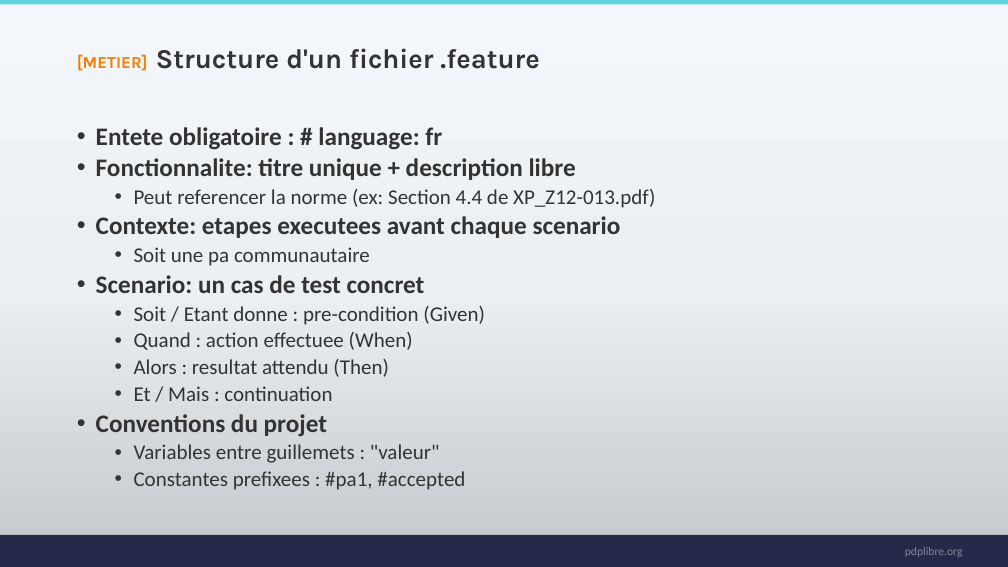
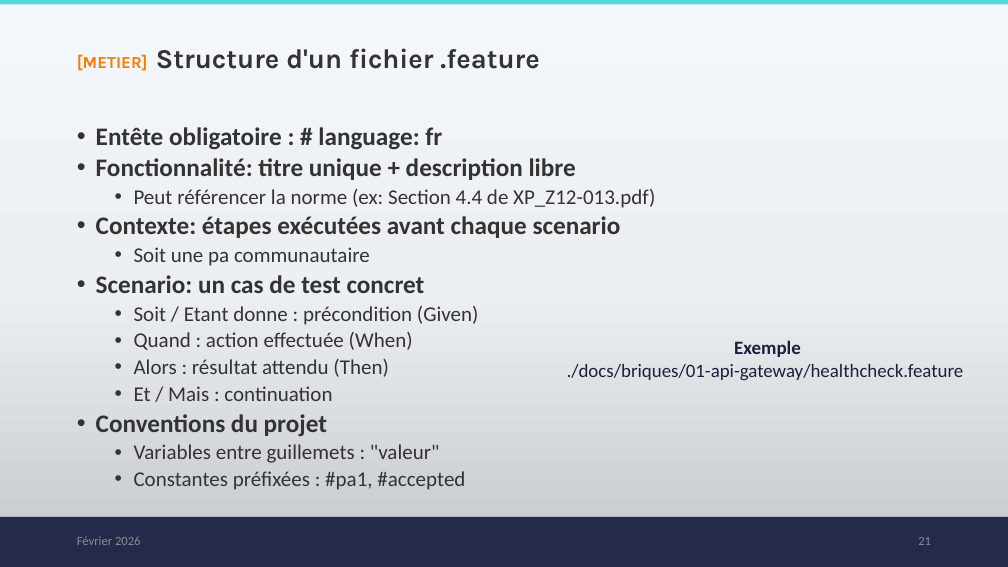
Before and after one commit to PDP-Libre/PA_Communautaire, a slide deck: slide 21 of docs/00_onboarding/onboarding.pptx (slide 20 before the commit). Drawn at 1008x567 pixels with LibreOffice and Linux fonts; fonts in the diff are those of the drawing; background and template pictures are left out. Boxes give left, top, right and bottom in pixels: in the first picture for what was removed or moved away, otherwise in the second. Text is boxed around its words. In the diff, an @@ line names an element or a change of style, - is before the commit and + after.

```diff
--- a/docs/00_onboarding/onboarding.pptx
+++ b/docs/00_onboarding/onboarding.pptx
@@ text at [96,127,655,238]: text changed @@
-• Entete obligatoire : # language: fr
-• Fonctionnalite: titre unique + description libre
-  • Peut referencer la norme (ex: Section 4.4 de XP_Z12-013.pdf)
-• Contexte: etapes executees avant chaque scenario
+• Entête obligatoire : # language: fr
+• Fonctionnalité: titre unique + description libre
+  • Peut référencer la norme (ex: Section 4.4 de XP_Z12-013.pdf)
+• Contexte: étapes exécutées avant chaque scenario
@@ text at [134,306,479,377]: text changed @@
-  • Soit / Etant donne : pre-condition (Given)
-  • Quand : action effectuee (When)
-  • Alors : resultat attendu (Then)
+  • Soit / Etant donne : précondition (Given)
+  • Quand : action effectuée (When)
+  • Alors : résultat attendu (Then)
@@ text added at [567,340,964,380], 18 pt, text #1B1F3B @@
+Exemple
+./docs/briques/01-api-gateway/healthcheck.feature
@@ text at [134,471,465,490]: text changed @@
-  • Constantes prefixees : #pa1, #accepted
+  • Constantes préfixées : #pa1, #accepted
@@ rectangle: place and size @@
-rectangle at [0,535,1008,567]
+rectangle at [0,517,1008,567]
@@ text added at [77,536,141,545], 12 pt, text #8D8D92 @@
+Février 2026
@@ page number added at [918,537,931,545], 12 pt, text #8D8D92 @@
+21
@@ text removed at [905,547,963,557] @@
-pdplibre.org
```
Also in this commit, not shown: 40 other slides changed, 1 slide added.
